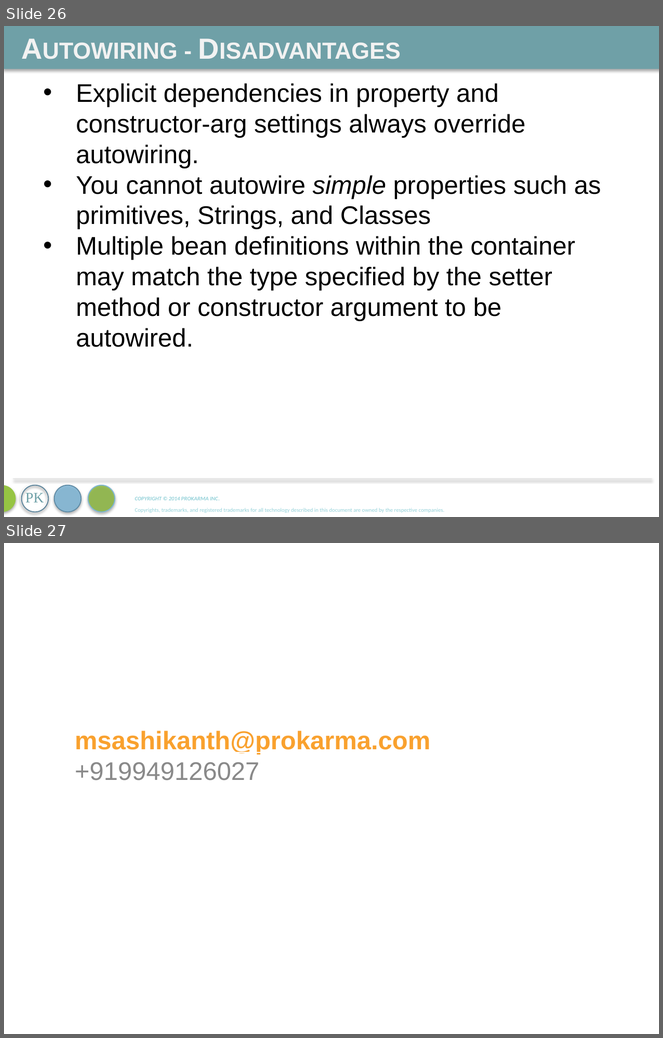
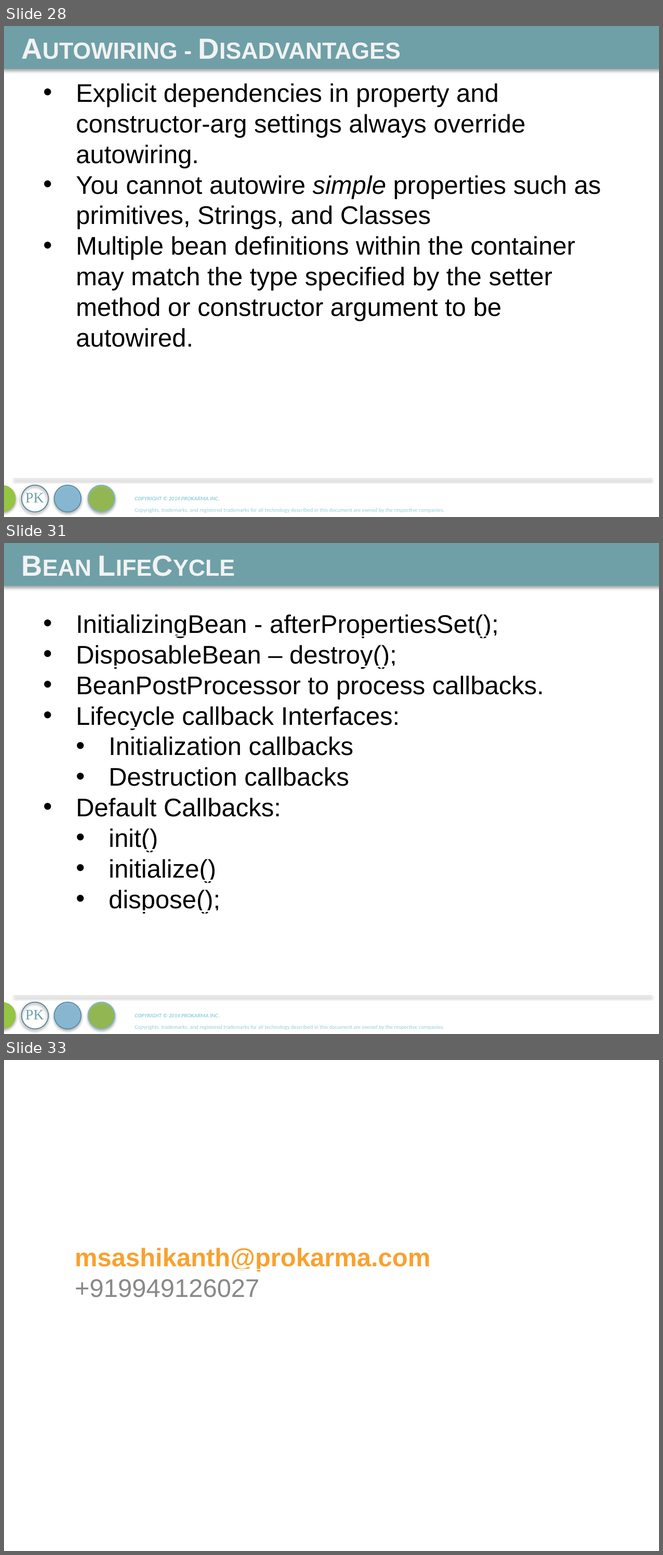
Before and after one commit to mshashi/pkma-spring-core-training, a slide deck: SpringCore.pptx. Shown one above the other, each under a label of ours: slides 26 and 27 before the commit, slides 28, 31 and 33 after it; the slides between them are not shown. The pictures are 663x1038 and 663x1555 pixels, drawn with LibreOffice and Linux fonts; fonts in the diff are those of the drawing. Boxes give left, top, right and bottom in pixels: in the first picture for what was removed or moved away, otherwise in the second. Text is boxed around its words. In the diff, an @@ line names an element or a change of style, - is before the commit and + after.

```diff
--- a/SpringCore.pptx
+++ b/SpringCore.pptx
@@ slide 31 added at (x1=4, y1=543, x2=659, y2=1034), background #FFFFFF; not listed: 9 template elements that a slide beside it also shows @@
@@ text added at (x1=15, y1=543, x2=659, y2=591), 32 pt, text #F2F2F2, bold, small capitals @@
+Bean LifeCycle
@@ text added at (x1=76, y1=614, x2=544, y2=914), 28 pt, text #000000, underline @@
+• InitializingBean - afterPropertiesSet();
+• DisposableBean – destroy();
+• BeanPostProcessor to process callbacks.
+• Lifecycle callback Interfaces:
+  • Initialization callbacks
+  • Destruction callbacks
+• Default Callbacks:
+  • init()
+  • initialize()
+  • dispose();
@@ what was slide 26 is now slide 28 @@
@@ what was slide 27 is now slide 33 @@
```
Also in this commit, not shown: 1 slide changed, 5 other slides added.
